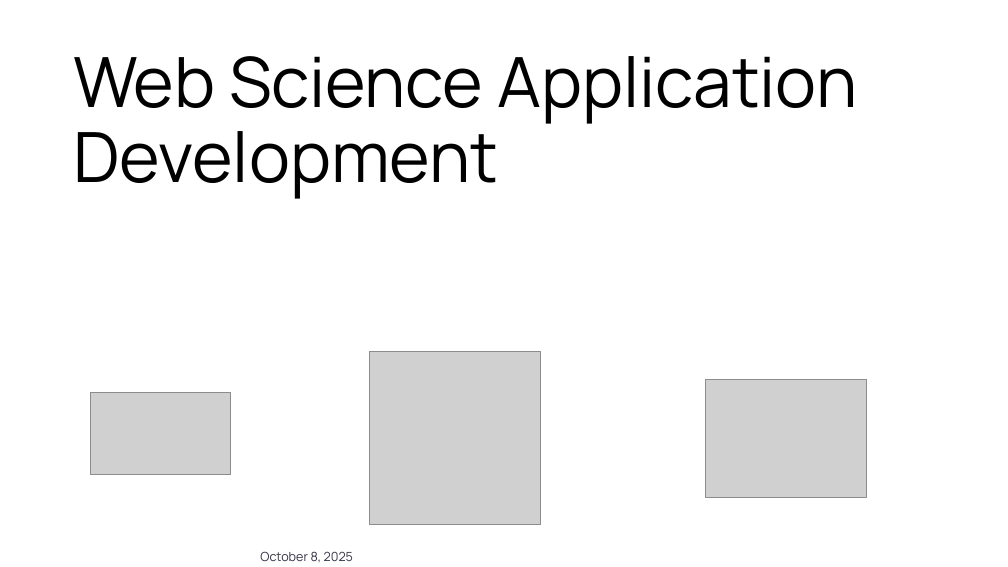
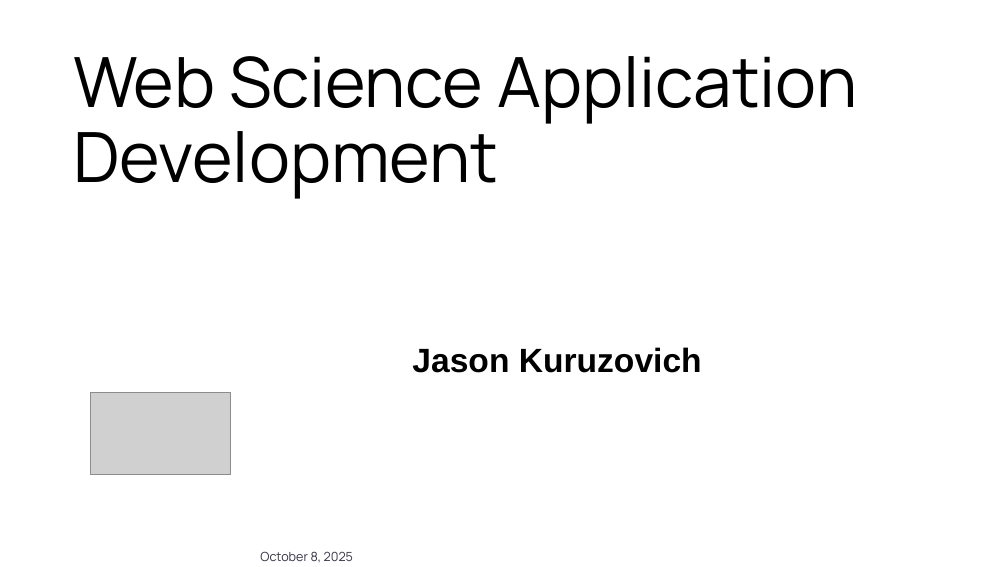
Before and after one commit to RPI-IT/ITWS4500_website, a slide deck: slide 1 of docs/slides/week08/authentication.pptx. Drawn at 1008x567 pixels with LibreOffice and Linux fonts; fonts in the diff are those of the drawing; grey boxes stand for pictures; background and template pictures are left out. Boxes give left, top, right and bottom in pixels: in the first picture for what was removed or moved away, otherwise in the second. Text is boxed around its words. In the diff, an @@ line names an element or a change of style, - is before the commit and + after.

```diff
--- a/docs/slides/week08/authentication.pptx
+++ b/docs/slides/week08/authentication.pptx
@@ picture removed at [369, 352, 541, 524] @@
@@ text added at [412, 347, 702, 373], 32 pt, text #000000, bold @@
+Jason Kuruzovich
@@ picture removed at [706, 380, 867, 498] @@
```
Also in this commit, not shown: 27 slides added, 11 other files.
